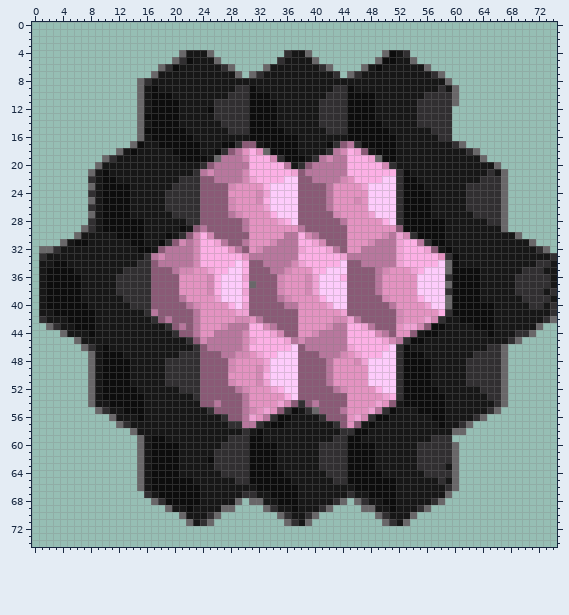
Sprite sheet, stored at awaken/assets/light_pink.png. Above: the version before the commit.
The file is 75x75 pixels. Colours within 5 levels of each other are drawn and written as one.
Once edited:
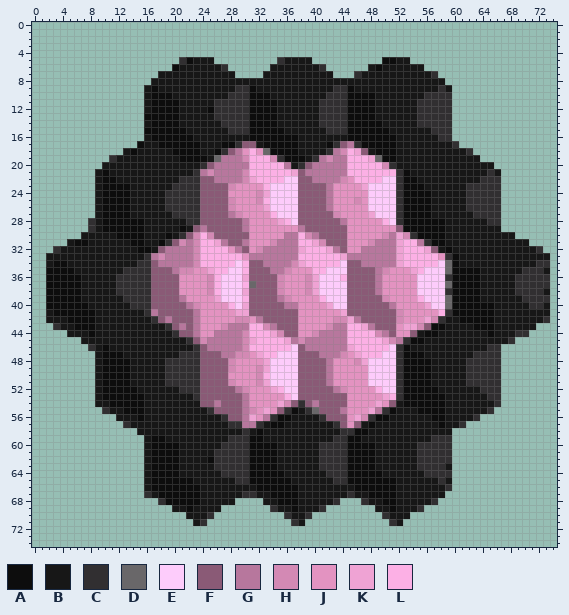
Palette (. is transparent): A #0d0d0d  B #171717  C #312f31  D #696769  E #fdccfb  F #8a5a76  G #b7779d  H #d389b4  J #e393c1  K #efa3d4  L #fcb0e5
Diff:
Changed rows in their new state; - is an unchanged pixel.
first column x 1:
 4 --------------------.....----------....----------....---------------------
 5 -------------------.-----.-------------.--------.----.--------------------
 6 -----------------..--------.----.--------.----.--------.------------------
 7 ----------------.-----------.-..----------.-.------------.----------------
 8 --------------..------------------------------------------.---------------
 9 --------------.--------------------------------------------.--------------
10 --------------.--------------------------------------------.--------------
11 --------------.--------------------------------------------.--------------
12 --------------.-----------------------------------------------------------
13 --------------.-----------------------------------------------------------
14 --------------.-----------------------------------------------------------
15 --------------.-----------------------------------------------------------
16 --------------.-----------------------------------------------------------
17 -------------.----------------------------------------------.-------------
18 -----------.--------------------------------------------------.-----------
19 ---------.-----------------------------------------------------.----------
20 --------.--------------------------------------------------------.--------
21 -------.----------------------------------------------------------.-------
22 -------.----------------------------------------------------------.-------
23 -------.----------------------------------------------------------.-------
24 -------.----------------------------------------------------------.-------
25 -------.----------------------------------------------------------.-------
26 -------.----------------------------------------------------------.-------
27 -------.----------------------------------------------------------.-------
28 ------------------------------------------------------------------.-------
29 ------.-----------------------------------------------------------.-------
30 -----.--------------------------------------------------------------.-----
31 ---.------------------------------------------------------------------.---
32 ..----------------------------------------------------------------------.-
33 .------------------------------------------------------------------------.
34 .------------------------------------------------------------------------.
35 .------------------------------------------------------------------------.
36 .------------------------------------------------------------------------.
37 .------------------------------------------------------------------------.
38 .------------------------------------------------------------------------.
39 .------------------------------------------------------------------------.
40 .------------------------------------------------------------------------.
41 .------------------------------------------------------------------------.
42 .------------------------------------------------------------------------.
43 -.---------------------------------------------------------------------.--
44 ---.------------------------------------------------------------------.---
45 -----.--------------------------------------------------------------.-----
46 ------.-----------------------------------------------------------.-------
47 -------.----------------------------------------------------------.-------
48 -------.----------------------------------------------------------.-------
49 -------.----------------------------------------------------------.-------
50 -------.----------------------------------------------------------.-------
51 -------.----------------------------------------------------------.-------
52 -------.----------------------------------------------------------.-------
53 -------.----------------------------------------------------------.-------
54 -------.----------------------------------------------------------.-------
55 --------.--------------------------------------------------------.--------
56 ----------.----------------------------------------------------.----------
57 -----------.-------------------------------------------------.------------
58 -------------.---------------------------------------------..-------------
59 --------------.-----------------------------------------------------------
60 --------------.--------------------------------------------.--------------
61 --------------.--------------------------------------------.--------------
62 --------------.--------------------------------------------.--------------
63 --------------.--------------------------------------------.--------------
64 --------------.--------------------------------------------.--------------
65 --------------.--------------------------------------------.--------------
66 --------------.--------------------------------------------.--------------
67 ----------------------------------------------------------.---------------
68 ----------------.-----------.-..-----------.-.-----------.----------------
69 ------------------.-------..----.--------.----..-------.------------------
70 --------------------.----.--------.----.--------.----.--------------------
71 ---------------------.--.----------.--.----------.--.---------------------
Changed places in both pictures, as pixel boxes (x1, y1, x2, y2):
erased: (39, 50, 557, 526)
